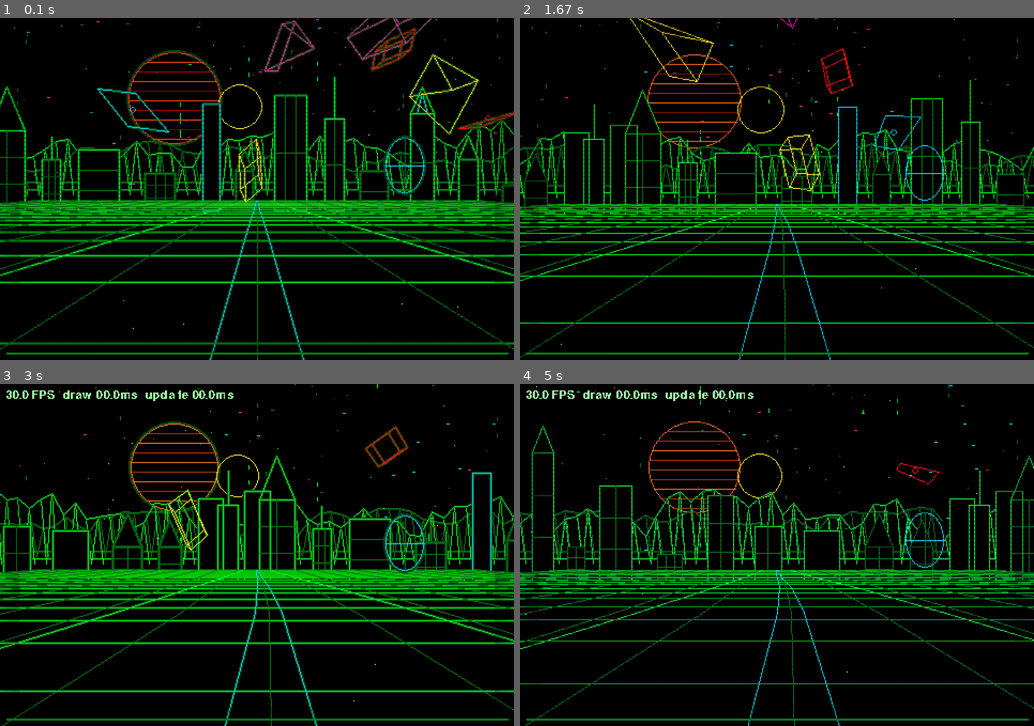
Above: before the commit, frames 1-4 (two rows, left to right).
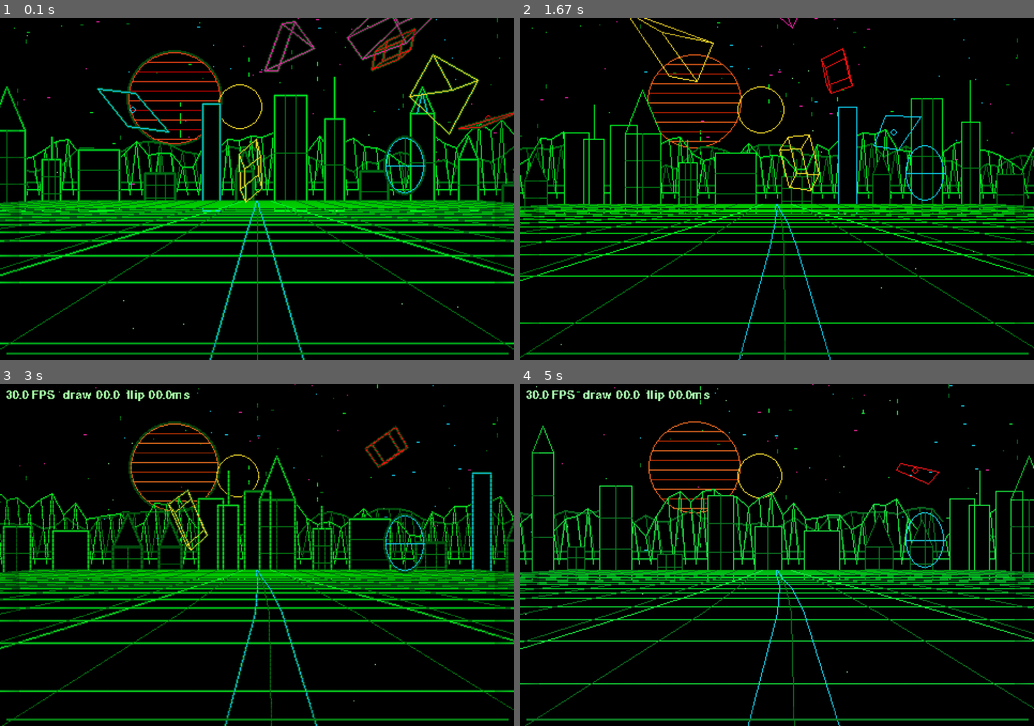
Above: after the commit, the same moments.

Repository: tatosgames/supertronicopygame
Game: pygame game, started from main.py
Same seed, same stepped clock (60 frames per second), same inputs: the game is played once before the commit and once after it.
Inputs:
- Up to frame 1 (0.1 s): no input
- Up to frame 2 (1.67 s): tap F at 0.33, 1.07, 1.37, 1.57 s; tap Space at 0.67 s; hold Right 1-1.47 s; hold D 1-1.47 s; tap G at 1.15 s; hold Up from 1.5 s (still down)
- Up to frame 3 (3 s): release Up at 1.8 s; hold Right 1.83-2.3 s; hold D 1.83-2.3 s; tap F at 1.9, 2.2, 2.4, 2.7, 2.97 s; tap C at 1.98 s; hold Left 2.33-2.87 s; tap G at 2.48 s; hold Down from 2.9 s (still down); hold S from 2.9 s (still down)
- Up to frame 4 (5 s): release Down at 3.2 s; release S at 3.2 s; hold Left 3.23-3.63 s; tap F at 3.3, 3.6, 3.73, 4.13, 4.43, 4.8 s; tap C at 3.38, 4.88 s; hold Up 3.67-4.03 s; tap G at 3.82 s; hold Right 4.07-4.7 s; hold D 4.07-4.7 s; hold Down from 4.73 s (still down); hold S from 4.73 s (still down)

The runs differ from the first frame. In frame 1, 5.2% of the frame differs, in the area x 0-100%, y 0-100%; in frame 2, 3.2%; in frame 3, 5.1%; in frame 4, 4.8%.

Commit message:
Optimize Raspberry Pi rendering path

Diff:
--- a/app.py
+++ b/app.py
@@ -22,8 +22,14 @@
         flags = pygame.FULLSCREEN if config.fullscreen else 0
         self.window = pygame.display.set_mode((config.width * config.scale, config.height * config.scale), flags)
         pygame.mouse.set_visible(False)
-        self.surface = pygame.Surface((config.width, config.height)).convert()
+        internal_size = (config.width, config.height)
+        self.surface = self.window if self.window.get_size() == internal_size else pygame.Surface(internal_size).convert()
         self.scene_surface = pygame.Surface((config.width, config.height)).convert()
+        print(
+            f"Video: driver={pygame.display.get_driver()} pygame={pygame.version.ver} "
+            f"SDL={pygame.version.SDL} window={self.window.get_size()} direct={self.surface is self.window}",
+            flush=True,
+        )
         self.clock = pygame.time.Clock()
         self.font = pygame.font.Font(None, 16)
         self.projection = Projection(config)
@@ -54,6 +60,7 @@
         self._closed = False
         self.update_ms = 0.0
         self.draw_ms = 0.0
+        self.present_ms = 0.0
 
     def randomize_seed(self) -> None:
         if self.city.transition_buildings is not None or self.terrain.transition_points is not None:
@@ -142,7 +149,7 @@
         if not self.config.show_fps:
             return
         auto = "AUTO" if self.config.auto_variation else "HOLD"
-        label = f"{self.clock.get_fps():04.1f} FPS  draw {self.draw_ms:04.1f}ms  update {self.update_ms:04.1f}ms"
+        label = f"{self.clock.get_fps():04.1f} FPS  draw {self.draw_ms:04.1f}  flip {self.present_ms:04.1f}ms"
         self.surface.blit(self.font.render(label, False, self.config.palette.text), (5, 5))
 
     def draw_vu_meter(self) -> None:
@@ -156,7 +163,8 @@
     def draw(self) -> None:
         draw_started = time.perf_counter() if self.config.show_fps else 0.0
         palette = self.config.palette
-        scene = self.scene_surface
+        distortion_active = self.config.vector_distortion and self.config.audio_onset > 0.0
+        scene = self.scene_surface if distortion_active else self.surface
         scene.fill(palette.background)
         self.projection.refresh()
         self.batch.clear()
@@ -169,19 +177,18 @@
         self.batch.draw(scene, self.config.glow, palette.glow, self.config.audio_onset)
         self.portals.draw(scene, self.projection, self.elapsed)
         self.fx.draw(scene, self.elapsed)
-        if self.config.vector_distortion and self.config.audio_onset > 0.0:
+        if distortion_active:
             self.vector_distortion.draw(scene, self.surface, palette.background, self.elapsed, self.config.audio_onset)
-        else:
-            self.surface.blit(scene, (0, 0))
         self.draw_vu_meter()
         self.draw_fps()
-        if self.surface.get_size() == self.window.get_size():
-            self.window.blit(self.surface, (0, 0))
-        else:
+        if self.surface is not self.window:
             pygame.transform.scale(self.surface, self.window.get_size(), self.window)
         if draw_started:
             self.draw_ms = (time.perf_counter() - draw_started) * 1000.0
+        present_started = time.perf_counter() if self.config.show_fps else 0.0
         pygame.display.flip()
+        if present_started:
+            self.present_ms = (time.perf_counter() - present_started) * 1000.0
 
     def close(self) -> None:
         if self._closed:
--- a/cli.py
+++ b/cli.py
@@ -28,6 +28,7 @@
     if config.profile == "pi":
         config.glow = False
         config.scanlines = False
+        config.vignette = False
         config.vector_distortion = False
         config.flicker = False
         config.mountain_count = 34
@@ -40,6 +41,7 @@
     elif config.profile == "minimal":
         config.glow = False
         config.scanlines = False
+        config.vignette = False
         config.vector_distortion = False
         config.flicker = False
         config.mountain_count = 26
--- a/config.py
+++ b/config.py
@@ -99,8 +99,9 @@
     horizon_max: float = 0.58
     focal_ratio: float = 0.74
 
-    scanlines: bool = True
+    scanlines: bool = False
     glow: bool = True
+    vignette: bool = True
     vector_distortion: bool = True
     vector_distortion_max_pixels: int = 10
     flicker: bool = True
--- a/renderers/core.py
+++ b/renderers/core.py
@@ -78,19 +78,13 @@
 class LineBatch:
     def __init__(self) -> None:
         self.lines: list[tuple[Point, Point, tuple[int, int, int], bool]] = []
-        self.polylines: list[tuple[list[Point], tuple[int, int, int], bool]] = []
 
     def clear(self) -> None:
         self.lines.clear()
-        self.polylines.clear()
 
     def add(self, a: Point | None, b: Point | None, color: tuple[int, int, int], glow: bool = True) -> None:
         if a is not None and b is not None:
             self.lines.append((a, b, color, glow))
-
-    def add_polyline(self, points: list[Point], color: tuple[int, int, int], glow: bool = True) -> None:
-        if len(points) >= 2:
-            self.polylines.append((points, color, glow))
 
     def draw(
         self,
@@ -104,13 +98,8 @@
             for a, b, _, line_glow in self.lines:
                 if line_glow:
                     pygame.draw.line(surface, glow_color, a, b, glow_width)
-            for points, _, line_glow in self.polylines:
-                if line_glow:
-                    pygame.draw.lines(surface, glow_color, False, points, glow_width)
         for a, b, color, _ in self.lines:
             pygame.draw.line(surface, color, a, b, 1)
-        for points, color, _ in self.polylines:
-            pygame.draw.lines(surface, color, False, points, 1)
 
 
 class VectorDistortion:
--- a/renderers/effects.py
+++ b/renderers/effects.py
@@ -21,20 +21,23 @@
         self.scanline_surface = pygame.Surface((self.config.width, self.config.height), pygame.SRCALPHA)
         for y in range(0, self.config.height, 4):
             pygame.draw.line(self.scanline_surface, (0, 0, 0, 90), (0, y), (self.config.width, y), 1)
+        self.scanline_surface = self.scanline_surface.convert_alpha()
         self.vignette_surface = pygame.Surface((self.config.width, self.config.height), pygame.SRCALPHA)
         for i in range(18):
             alpha = int(5 + i * 3.2)
             rect = pygame.Rect(i, i, self.config.width - i * 2, self.config.height - i * 2)
             if rect.width > 0 and rect.height > 0:
                 pygame.draw.rect(self.vignette_surface, (0, 0, 0, alpha), rect, 1)
+        self.vignette_surface = self.vignette_surface.convert_alpha()
         self.combined_overlay = pygame.Surface((self.config.width, self.config.height), pygame.SRCALPHA)
         self.combined_overlay.blit(self.scanline_surface, (0, 0))
         self.combined_overlay.blit(self.vignette_surface, (0, 0))
+        self.combined_overlay = self.combined_overlay.convert_alpha()
         self.flicker_surfaces = {}
         for shade in range(1, 16):
             flicker = pygame.Surface((self.config.width, self.config.height), pygame.SRCALPHA)
             flicker.fill((shade, shade, shade, 9))
-            self.flicker_surfaces[shade] = flicker
+            self.flicker_surfaces[shade] = flicker.convert_alpha()
         rng = random.Random(self.config.seed + 707)
         self.noise_frames = [[(rng.randrange(0, self.config.width), rng.randrange(0, self.config.height)) for _ in range(10)] for _ in range(16)]
 
@@ -46,6 +49,7 @@
             for x, y in self.noise_frames[int(t * 14.0) & 15]:
                 surface.set_at((x, y), self.config.palette.text)
         if self.config.scanlines:
-            surface.blit(self.combined_overlay, (0, 0))
-        else:
+            overlay = self.combined_overlay if self.config.vignette else self.scanline_surface
+            surface.blit(overlay, (0, 0))
+        elif self.config.vignette:
             surface.blit(self.vignette_surface, (0, 0))
--- a/renderers/landscape.py
+++ b/renderers/landscape.py
@@ -53,16 +53,16 @@
         color: tuple[int, int, int],
         glow: bool,
     ) -> None:
-        points: list[Point] = []
+        previous: Point | None = None
         segments = max(1, self.config.grid_curve_segments)
         for index in range(segments + 1):
             progress = index / segments
             z = self.config.grid_z_near + (self.config.grid_z_far - self.config.grid_z_near) * progress
             x = x_near + (x_far - x_near) * progress
             point = self._project_curved(projection, x, floor_y, z)
-            if point is not None:
-                points.append(point)
-        batch.add_polyline(points, color, glow=glow)
+            if previous is not None:
+                batch.add(previous, point, color, glow=glow)
+            previous = point
 
     def draw(self, surface: pygame.Surface, projection: Projection, t: float, batch: LineBatch) -> None:
         palette = self.config.palette
@@ -176,30 +176,21 @@
 
     def _draw_profile_range(self, surface: pygame.Surface, points: list[tuple[float, float]], start: int, end: int, shift: float, wave_t: float, color: tuple[int, int, int], glow_color: tuple[int, int, int], horizon: int) -> None:
         last: Point | None = None
-        profile_chunks: list[list[Point]] = []
-        current_chunk: list[Point] = []
         for i in range(start, min(end, len(points))):
             x, y = points[i]
             sx = x + shift
             if sx < -12 or sx > self.config.width + 12:
                 last = None
-                if len(current_chunk) >= 2:
-                    profile_chunks.append(current_chunk)
-                current_chunk = []
                 continue
             point = (int(sx), int(y + math.sin(wave_t + sx * 0.03) * 1.3))
-            current_chunk.append(point)
             if last is not None:
                 c = ((last[0] + point[0]) // 2, horizon + 5)
+                pygame.draw.line(surface, glow_color, last, point, 2)
+                pygame.draw.line(surface, color, last, point, 1)
                 pygame.draw.line(surface, color, last, c, 1)
                 if i % 2 == 0:
                     pygame.draw.line(surface, color, point, c, 1)
             last = point
-        if len(current_chunk) >= 2:
-            profile_chunks.append(current_chunk)
-        for chunk in profile_chunks:
-            pygame.draw.lines(surface, glow_color, False, chunk, 2)
-            pygame.draw.lines(surface, color, False, chunk, 1)
 
 
 @dataclass
--- a/tests/test_app.py
+++ b/tests/test_app.py
@@ -56,3 +56,11 @@
         self.app.elapsed = 1.0
         self.app.draw()
         self.assertEqual(self.app.surface.get_size(), (480, 320))
+
+    def test_scale_one_renders_directly_to_the_display_surface(self) -> None:
+        app = App(parse_args(["--profile", "pi", "--no-audio", "--no-auto", "--scale", "1"]))
+        try:
+            self.assertIs(app.surface, app.window)
+            app.draw()
+        finally:
+            app.close()
--- a/tests/test_cli.py
+++ b/tests/test_cli.py
@@ -4,6 +4,9 @@
 
 
 class CliTests(unittest.TestCase):
+    def test_scanlines_are_disabled_by_default(self) -> None:
+        self.assertFalse(parse_args([]).scanlines)
+
     def test_clamps_display_arguments_and_disables_optional_features(self) -> None:
         config = parse_args(["--width", "1", "--height", "1", "--scale", "0", "--fps", "999", "--no-auto", "--no-audio"])
         self.assertEqual((config.width, config.height, config.scale, config.fps), (160, 120, 1, 120))
@@ -13,6 +16,7 @@
     def test_pi_profile_keeps_the_documented_budget(self) -> None:
         config = parse_args(["--profile", "pi"])
         self.assertFalse(config.glow)
+        self.assertFalse(config.vignette)
         self.assertFalse(config.vector_distortion)
         self.assertFalse(config.flicker)
         self.assertEqual((config.mountain_count, config.city_count, config.drone_count), (34, 18, 4))
@@ -22,6 +26,7 @@
         config = parse_args(["--profile", "minimal"])
         self.assertFalse(config.glow)
         self.assertFalse(config.scanlines)
+        self.assertFalse(config.vignette)
         self.assertFalse(config.vector_distortion)
         self.assertFalse(config.flicker)
         self.assertEqual((config.mountain_count, config.city_count, config.drone_count), (26, 14, 2))
--- a/tests/test_grid.py
+++ b/tests/test_grid.py
@@ -31,8 +31,7 @@
         self.grid.draw(None, self.projection, 0.0, batch)
         expected_depth_lines = int((self.config.grid_extent_x * 2) / self.config.grid_spacing_x) + 1
         expected_depth_lines += 4
-        polyline_segments = sum(len(points) - 1 for points, _, _ in batch.polylines)
-        self.assertGreaterEqual(polyline_segments, expected_depth_lines * self.config.grid_curve_segments)
+        self.assertGreaterEqual(len(batch.lines), expected_depth_lines * self.config.grid_curve_segments)
 
     def test_curve_only_active_during_transition_and_returns_quickly(self) -> None:
         self.grid.turn_current = 0.0
